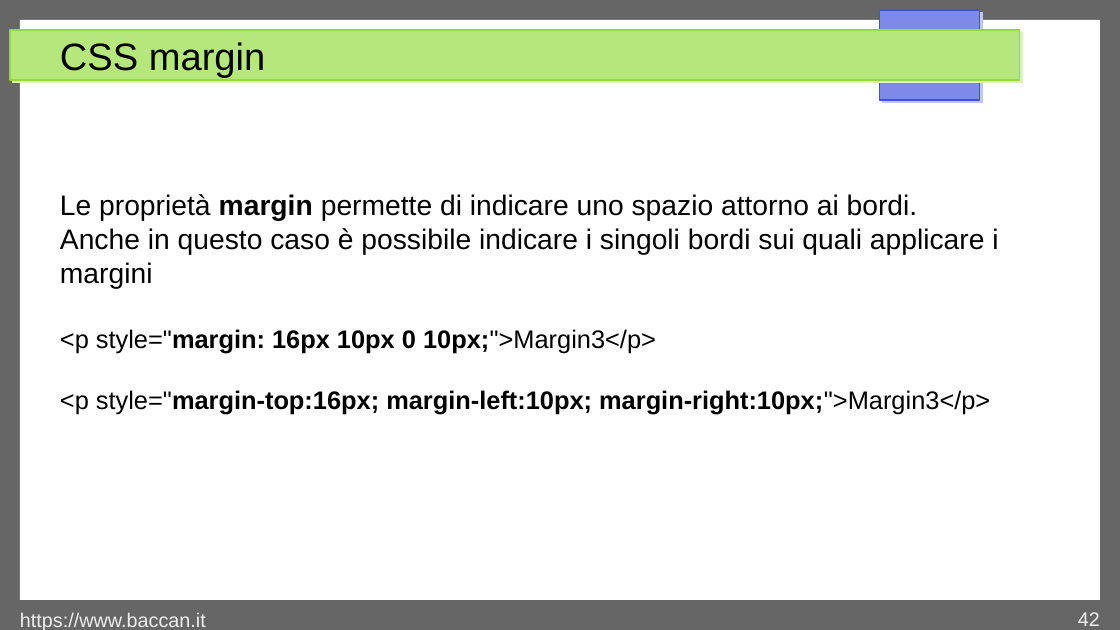
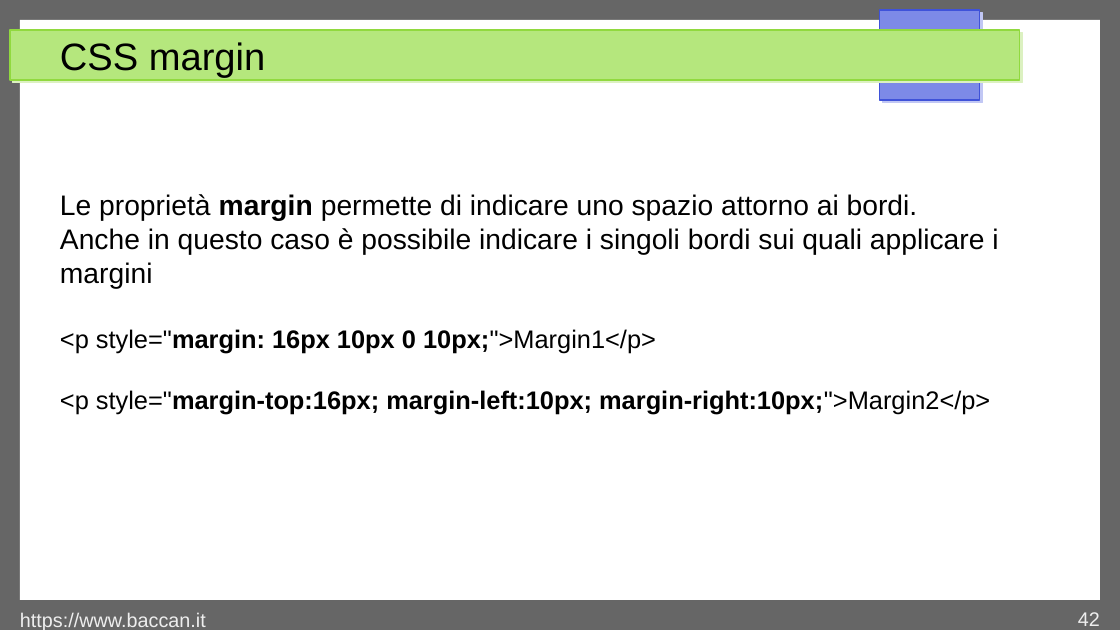
Before and after one commit to matteobaccan/CorsoCSS, a slide deck: slide 42 of Chapter_css.odp. Drawn at 1120x630 pixels with LibreOffice and Linux fonts; fonts in the diff are those of the drawing. Boxes give left, top, right and bottom in pixels: in the first picture for what was removed or moved away, otherwise in the second. Text is boxed around its words. In the diff, an @@ line names an element or a change of style, - is before the commit and + after.

```diff
--- a/Chapter_css.odp
+++ b/Chapter_css.odp
@@ text at <box>60,329,990,414</box>: text changed @@
-<p style="margin: 16px 10px 0 10px;">Margin3</p>
-<p style="margin-top:16px; margin-left:10px; margin-right:10px;">Margin3</p>
+<p style="margin: 16px 10px 0 10px;">Margin1</p>
+<p style="margin-top:16px; margin-left:10px; margin-right:10px;">Margin2</p>
```
Also in this commit, not shown: 1 other slide changed, 6 other files.
